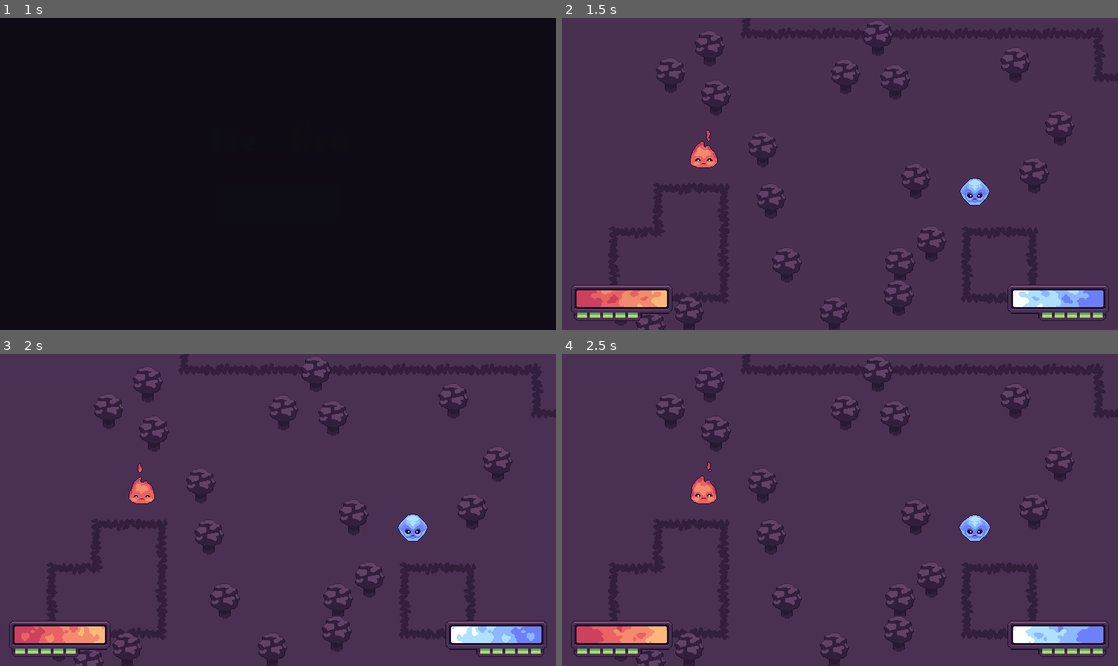
Above: before the commit, frames 1-4 (two rows, left to right).
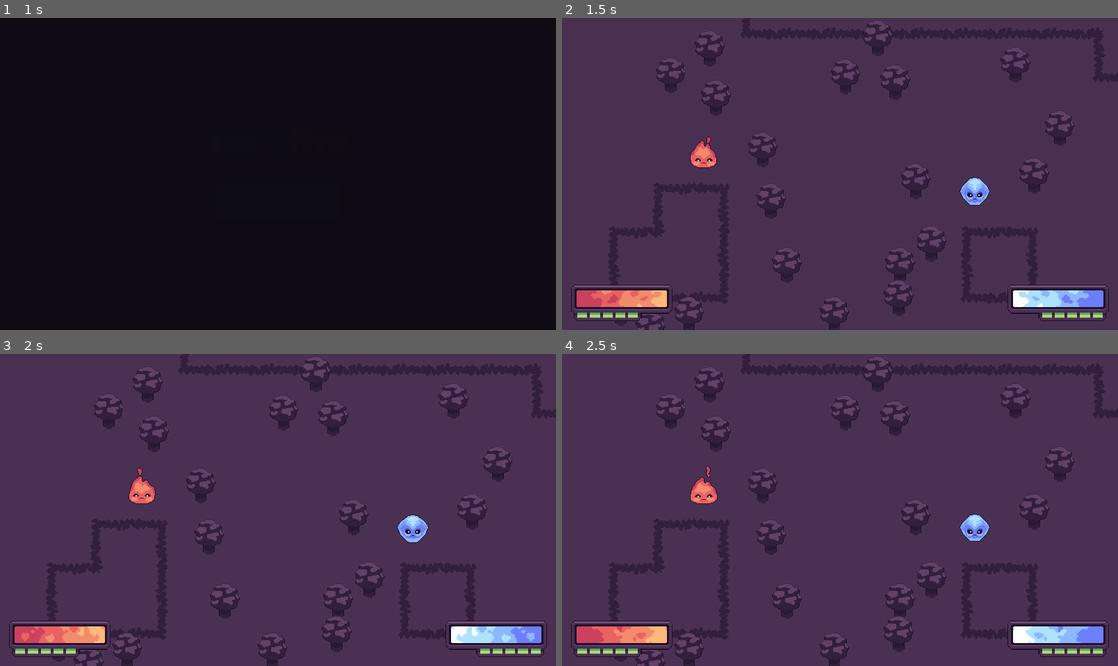
Above: after the commit, the same moments.

Repository: bitbrain/ggj-2022
Game: Godot game, scene res://MainMenu.tscn
The game is run twice, just before and just after one commit, with the same random seed, the same clock (stepped at 60 frames per second) and the same inputs.
Inputs (mouse positions are in pixels of both pictures, inside the frame that each line leads up to):
- Up to frame 1 (1 s): click "Play game!" at 0.5 s
- Up to frame 2 (1.5 s): move the mouse to (962, 158) at 1.27 s
- Up to frame 3 (2 s): no input
- Up to frame 4 (2.5 s): move the mouse to (728, 525) at 2.02 s

Frame 1 is identical in both runs. In frame 2, 0.2% of the frame differs, in the area x 23-77%, y 35-59%; in frame 3, 0.2%, in the area x 23-78%, y 34-61%; in frame 4, 0.2%.

Commit message:
make frost sound loop

Diff:
--- a/godot/character/Character.tscn
+++ b/godot/character/Character.tscn
@@ -186,13 +186,13 @@
 visible = false
 material = SubResource( 31 )
 frames = SubResource( 11 )
-frame = 6
+frame = 5
 playing = true
 
 [node name="FireSprite" type="AnimatedSprite" parent="."]
 material = SubResource( 30 )
 frames = SubResource( 21 )
-frame = 4
+frame = 3
 playing = true
 
 [node name="Timer" type="Timer" parent="."]
Not shown, changed: godot/character/frost-ambience.ogg.import
